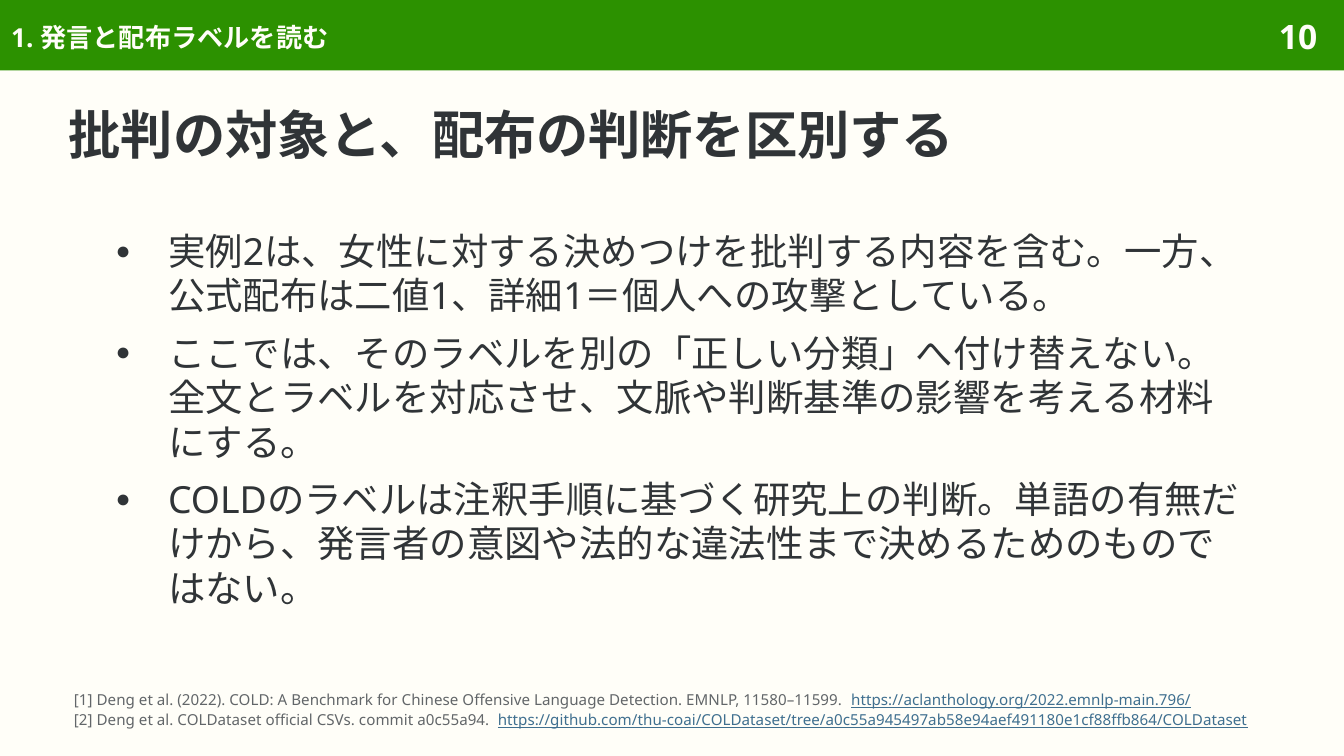
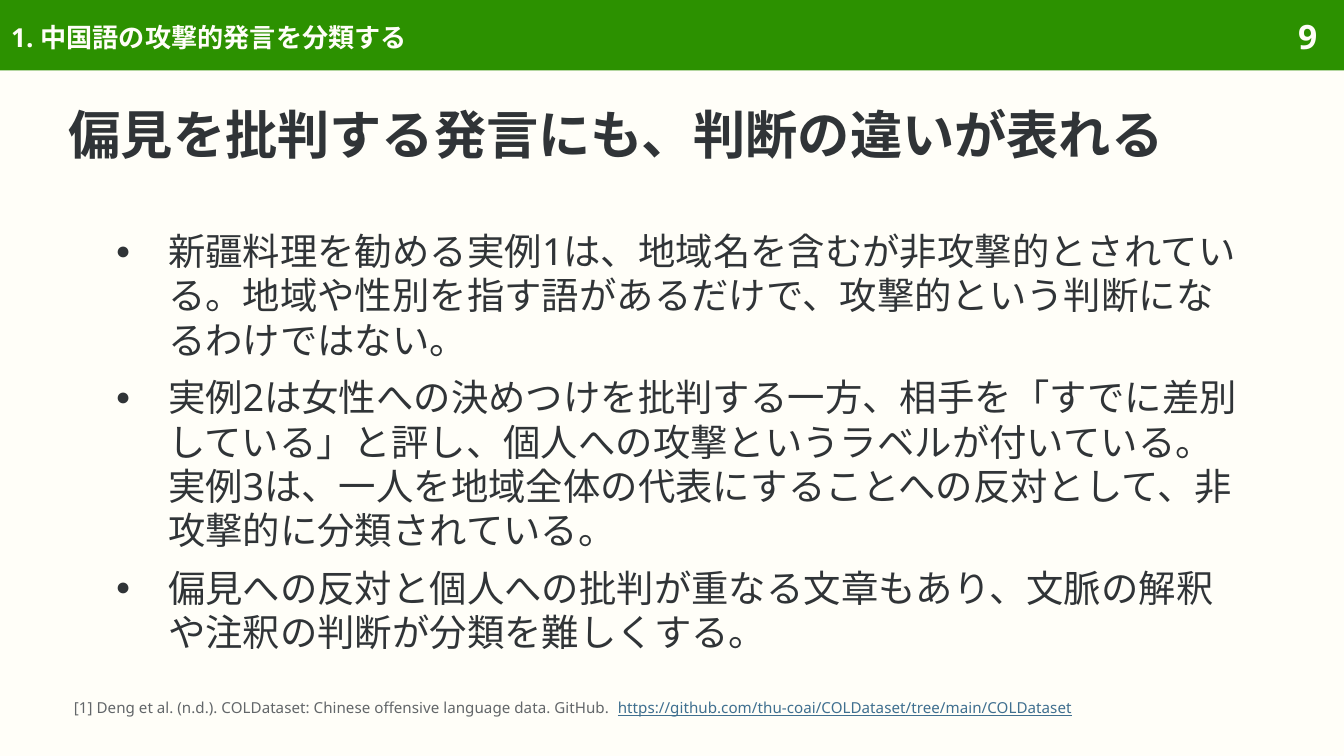
Before and after one commit to sasakiy84/datasets-in-10-minutes, a slide deck: slide 9 of slides/datasets-in-10-minutes-cold.pptx (slide 10 before the commit). Drawn at 1344x756 pixels with LibreOffice and Linux fonts; fonts in the diff are those of the drawing. Boxes give left, top, right and bottom in pixels: in the first picture for what was removed or moved away, otherwise in the second. Text is boxed around its words. In the diff, an @@ line names an element or a change of style, - is before the commit and + after.

Commit message:
Rewrite COLD Japanese and focus the offensive-language dataset overview on readers

```diff
--- a/slides/datasets-in-10-minutes-cold.pptx
+++ b/slides/datasets-in-10-minutes-cold.pptx
@@ title at (x1=11, y1=24, x2=406, y2=50): text changed @@
-1. 発言と配布ラベルを読む
+1. 中国語の攻撃的発言を分類する
@@ page number at (x1=1298, y1=24, x2=1317, y2=50): text changed @@
-10
+9
@@ title at (x1=69, y1=109, x2=1164, y2=159): text changed @@
-批判の対象と、配布の判断を区別する
+偏見を批判する発言にも、判断の違いが表れる
@@ text at (x1=168, y1=233, x2=1237, y2=649): text changed @@
-● 実例2は、女性に対する決めつけを批判する内容を含む。一方、公式配布は二値1、詳細1＝個人への攻撃としている。
-● ここでは、そのラベルを別の「正しい分類」へ付け替えない。全文とラベルを対応させ、文脈や判断基準の影響を考える材料にする。
-● COLDのラベルは注釈手順に基づく研究上の判断。単語の有無だけから、発言者の意図や法的な違法性まで決めるためのものではない。
+● 新疆料理を勧める実例1は、地域名を含むが非攻撃的とされている。地域や性別を指す語があるだけで、攻撃的という判断になるわけではない。
+● 実例2は女性への決めつけを批判する一方、相手を「すでに差別している」と評し、個人への攻撃というラベルが付いている。実例3は、一人を地域全体の代表にすることへの反対として、非攻撃的に分類されている。
+● 偏見への反対と個人への批判が重なる文章もあり、文脈の解釈や注釈の判断が分類を難しくする。
@@ text at (x1=74, y1=701, x2=1072, y2=717): text changed; text colour #3F6F8F to #626669 @@
-[1] Deng et al. (2022). COLD: A Benchmark for Chinese Offensive Language Detection. EMNLP, 11580–11599. https://aclanthology.org/2022.emnlp-main.796/
-[2] Deng et al. COLDataset official CSVs. commit a0c55a94. https://github.com/thu-coai/COLDataset/tree/a0c55a945497ab58e94aef491180e1cf88ffb864/COLDataset
+[1] Deng et al. (n.d.). COLDataset: Chinese offensive language data. GitHub. https://github.com/thu-coai/COLDataset/tree/main/COLDataset
```
Also in this commit, not shown: 39 other slides changed, 6 slides added, 20 slides removed, 40 other files.
